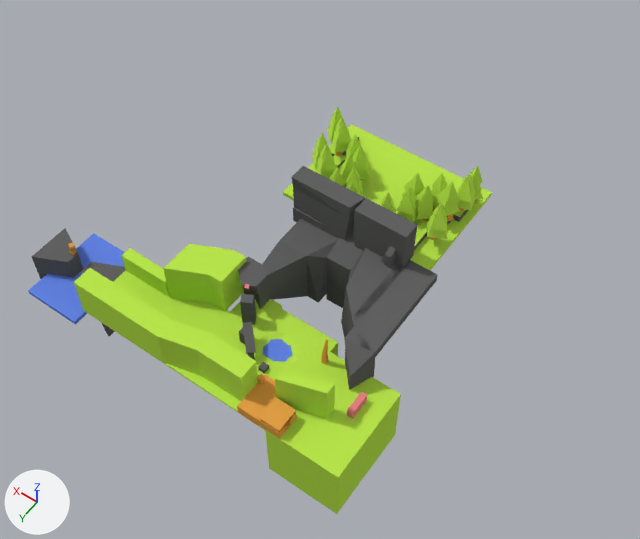
An edit to the Blender file art/maps/forest/pool/pool.blend, drawn before and after from the same camera.
The view is the same before and after, from a camera (50 mm lens) standing at (-76.0, 207.0, 280.0) and looking at (53.0, 27.0, -4.0). Lighting does not change. The marker at lower left points along +X, +Y and +Z.

The first picture shows 'PoolArea-col'.
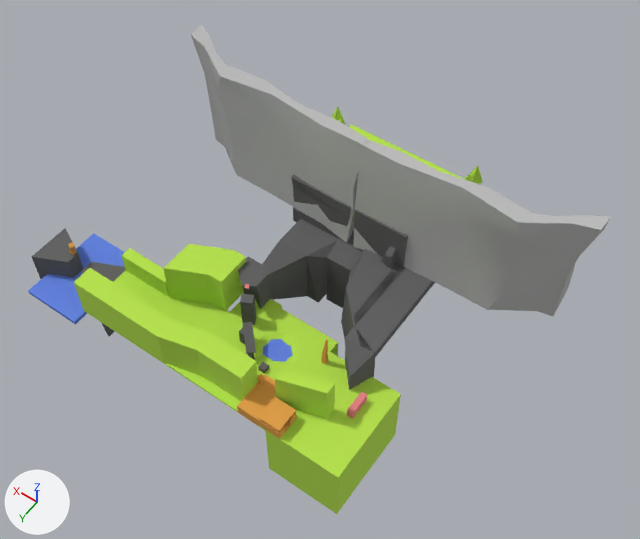
Pixel boxes (x1, y1, x2, y2) of what changed, in the pictures (640 x 539 px):
```json
{"object": "Big-Cliff-Left", "change": "added", "after": [354, 140, 611, 316]}
{"object": "Big-Cliff-Right", "change": "added", "after": [191, 25, 369, 243]}
```

Scene script edits in JSON lines:
```json
{"op": "add", "block": "mat_cliff_right", "code": ["mat_cliff_right = principled_material('Cliff-Right')", "mat_cliff_right.base_color = (0.5, 0.5, 0.5)  # grey #bcbcbc", "mat_cliff_right.roughness = 0.4"]}
{"op": "add", "block": "mat_cliff_left", "code": ["mat_cliff_left = principled_material('Cliff-Left')", "mat_cliff_left.base_color = (0.5, 0.5, 0.5)  # grey #bcbcbc", "mat_cliff_left.roughness = 0.4"]}
{"op": "add", "block": "me_cube_002", "code": ["me_cube_002 = bpy.data.meshes.new('Cube.002')", "me_cube_002.from_pydata(...)  # 57 vertices, 110 faces; spans x -47.2..44.7, y -18.9..4.9, z -28.8..28.6", "me_cube_002.polygons.foreach_set('use_smooth', [True] * 110)", "me_cube_002.materials.append(mat_cliff_right)  # grey #bcbcbc"]}
{"op": "add", "block": "me_cube_001", "code": ["me_cube_001 = bpy.data.meshes.new('Cube.001')", "me_cube_001.from_pydata(...)  # 57 vertices, 110 faces; spans x -44.7..45.0, y -18.9..5.0, z -28.8..28.6", "me_cube_001.polygons.foreach_set('use_smooth', [True] * 110)", "me_cube_001.materials.append(mat_cliff_left)  # grey #bcbcbc"]}
{"op": "add", "block": "ob_big_cliff_right", "code": ["ob_big_cliff_right = bpy.data.objects.new('Big-Cliff-Right', me_cube_002)", "ob_big_cliff_right.location = (94.9, 5.1, 26.7)"]}
{"op": "add", "block": "ob_big_cliff_left", "code": ["ob_big_cliff_left = bpy.data.objects.new('Big-Cliff-Left', me_cube_001)", "ob_big_cliff_left.location = (4.5, 5.1, 26.7)"]}
```
